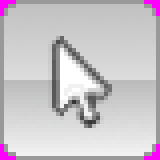
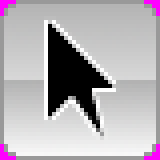
Revision of a layered (160, 160) image; what changed, layer by layer:
moved "Layer #2" above "Layer #5", painted on it over [4, 4, 156, 140]
painted on "Layer #5" over [44, 16, 120, 144]
hid "Layer", moved it above "Layer #4", painted on it over [4, 4, 156, 156]
showed "Layer #4", painted on it over [4, 4, 156, 156]
moved "Layer #3" above "Layer #1", painted on it over [4, 4, 156, 128]
painted on "Layer #1" over [4, 4, 156, 156]
